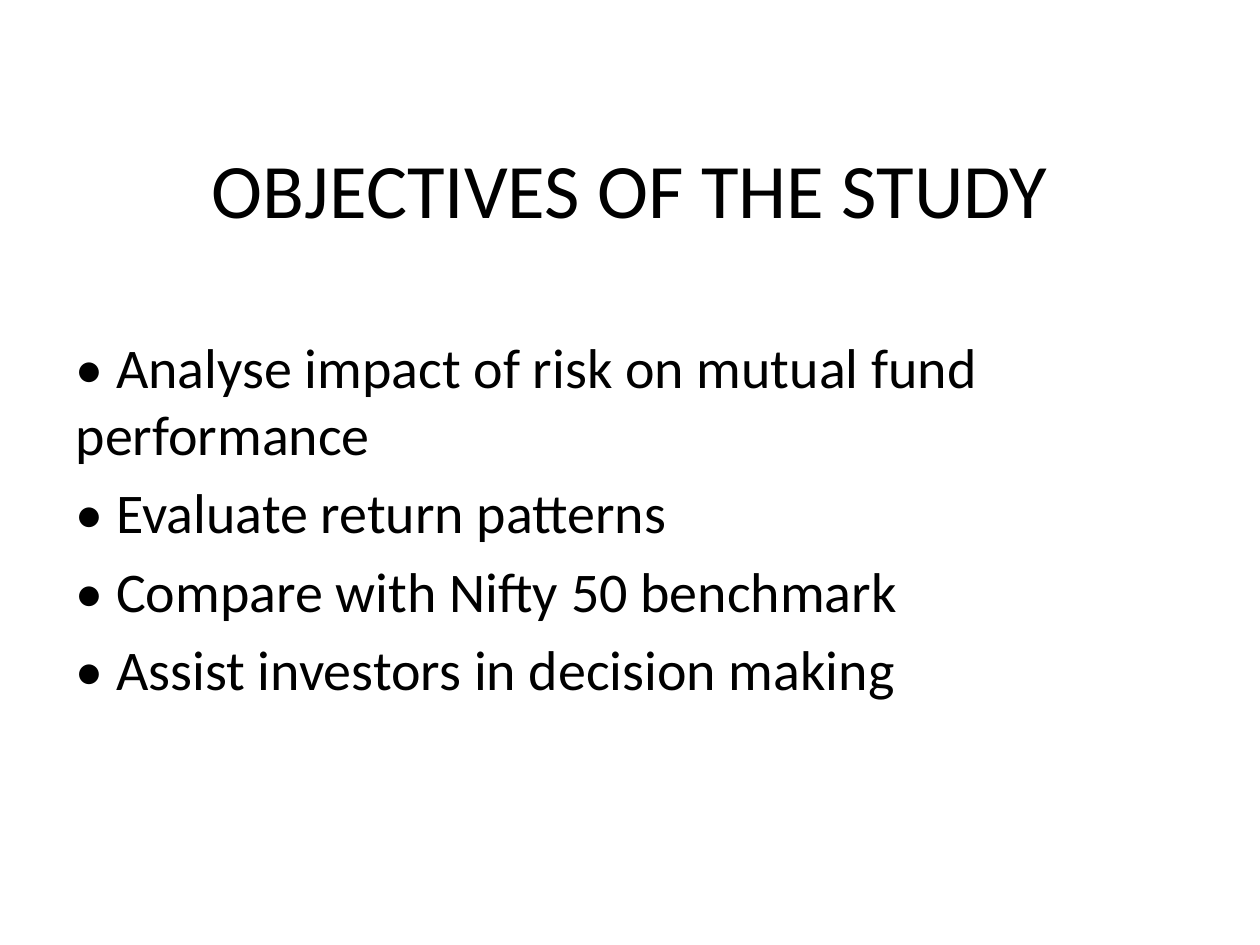
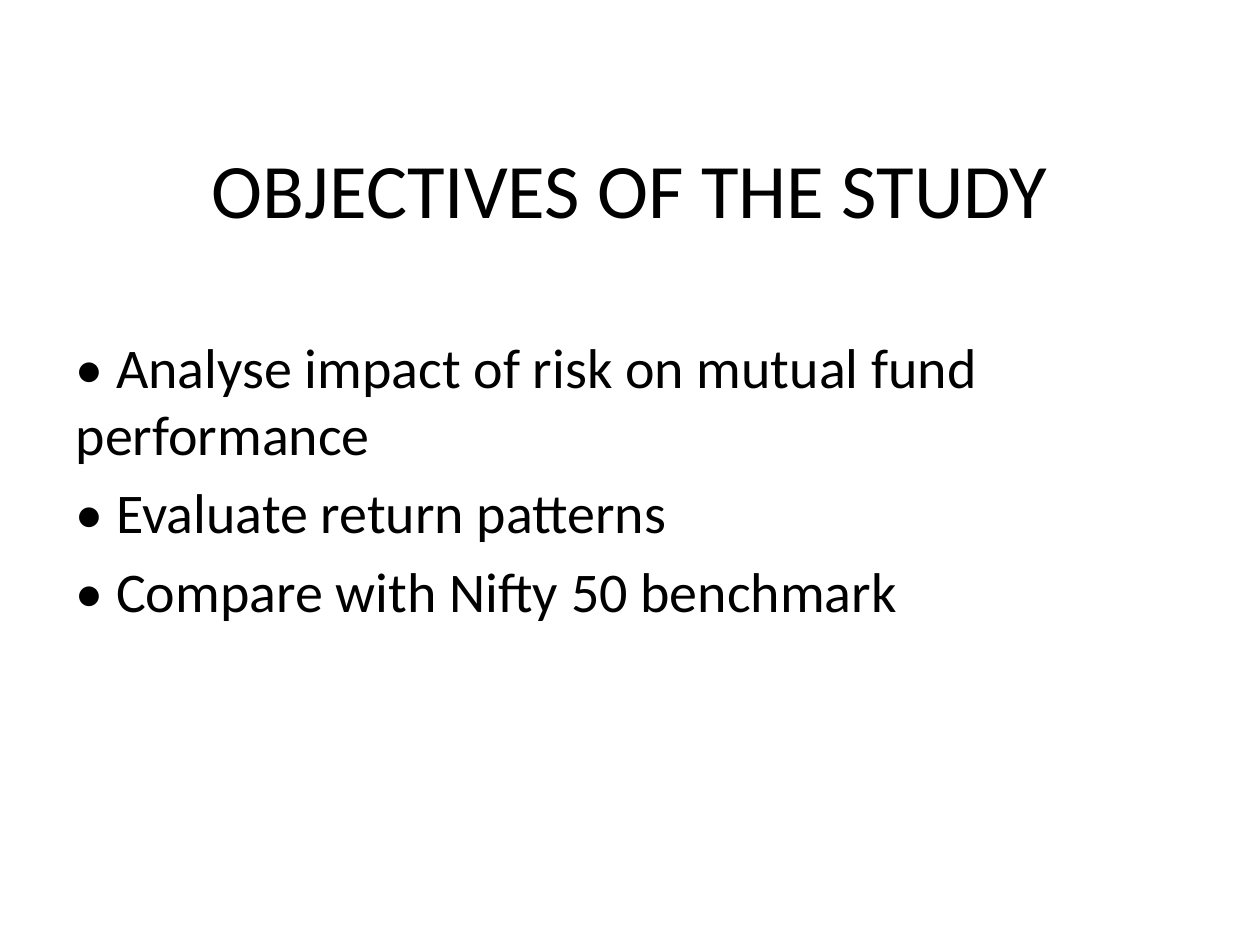
Before and after one commit to MMSHRIKARA/SHRIVATHSA, a slide deck: slide 4 of Viva_Project_Presentation_Shrivathsa.pptx. Drawn at 1260x945 pixels with LibreOffice and Linux fonts; fonts in the diff are those of the drawing. Boxes give left, top, right and bottom in pixels: in the first picture for what was removed or moved away, otherwise in the second. Text is boxed around its words. In the diff, an @@ line names an element or a change of style, - is before the commit and + after.

```diff
--- a/Viva_Project_Presentation_Shrivathsa.pptx
+++ b/Viva_Project_Presentation_Shrivathsa.pptx
@@ text at (116, 651, 895, 700): paragraph removed @@
-• Assist investors in decision making
```
Also in this commit, not shown: 4 other slides changed, 1 slide added.
